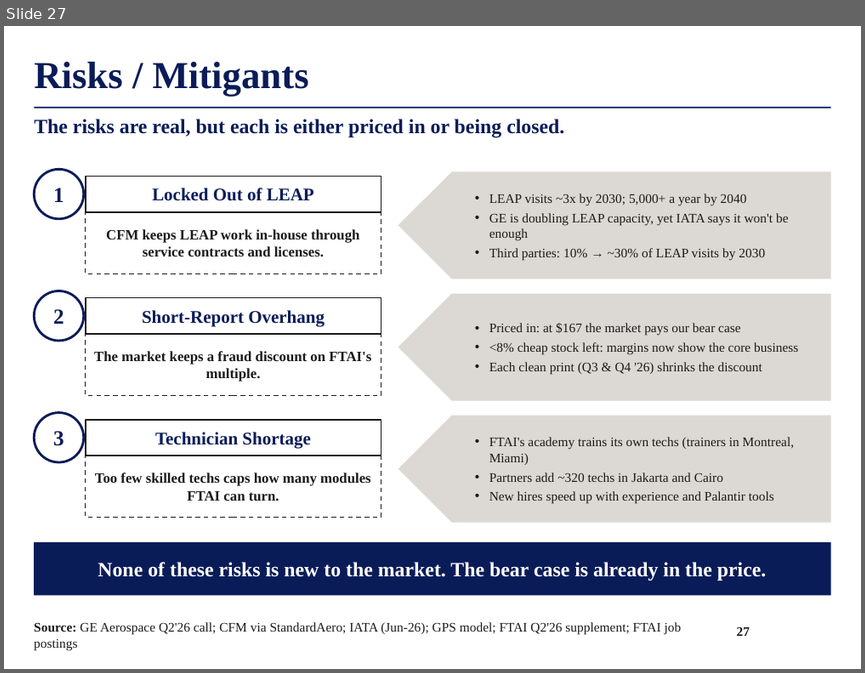
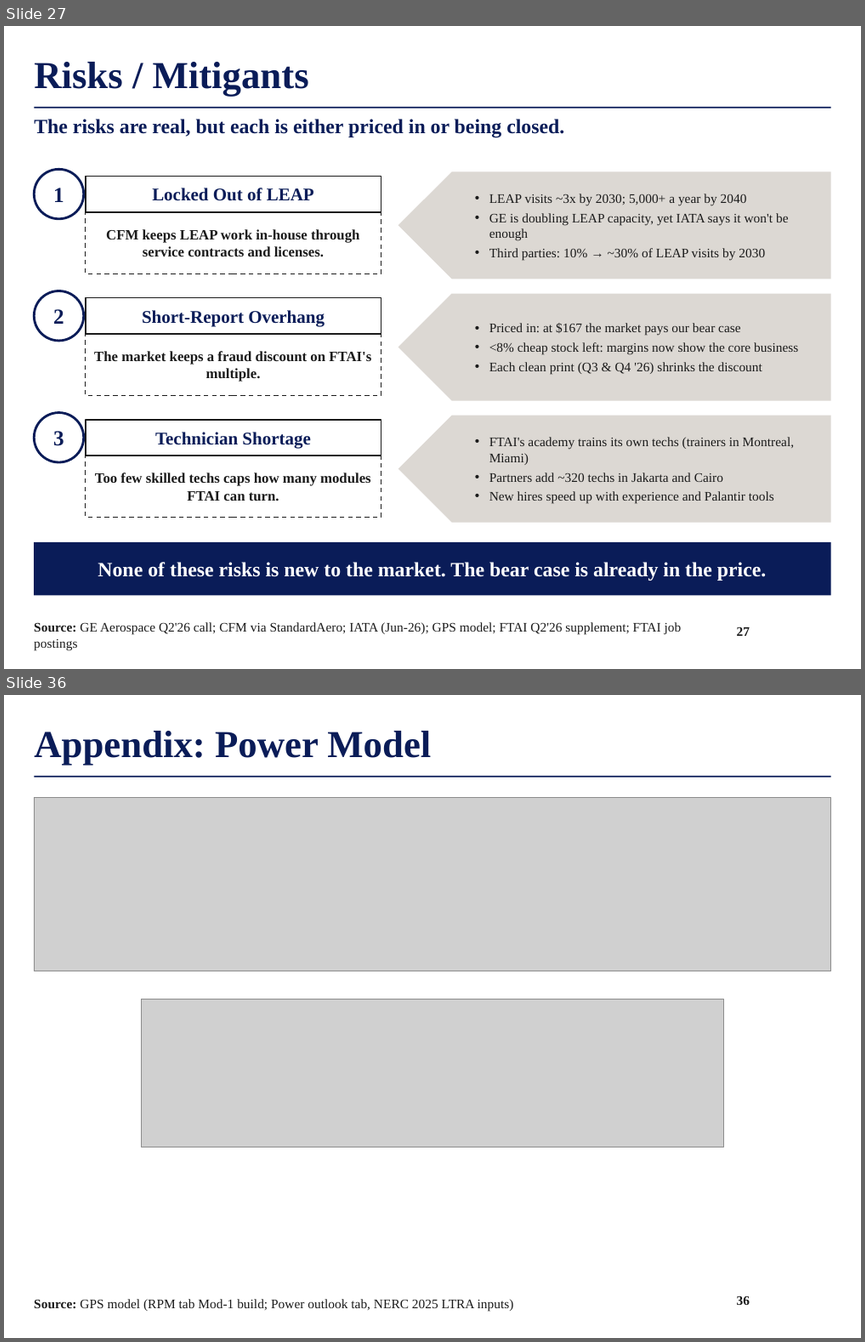
Before and after one commit to maxlsmls-dot/SPOT, a slide deck: deck/FTAI_Long_Pitch.pptx. Shown one above the other, each under a label of ours: slide 27 before the commit, slides 27 and 36 after it; the slides between them are not shown. The pictures are 865x673 and 865x1342 pixels, drawn with LibreOffice and Linux fonts; fonts in the diff are those of the drawing; grey boxes stand for pictures; background and template pictures are left out. Boxes give left, top, right and bottom in pixels: in the first picture for what was removed or moved away, otherwise in the second. Text is boxed around its words. In the diff, an @@ line names an element or a change of style, - is before the commit and + after.

```diff
--- a/deck/FTAI_Long_Pitch.pptx
+++ b/deck/FTAI_Long_Pitch.pptx
@@ slide 36 added at (4,695,861,1338), background #FFFFFF; not listed: 1 template element that a slide beside it also shows @@
@@ title added at (34,731,431,765), 32 pt, text #0A1C58, bold @@
+Appendix: Power Model
@@ picture added at (34,798,831,971) @@
@@ picture added at (141,999,724,1146) @@
@@ text added at (34,1299,514,1311), 11 pt, text #1A1A1A @@
+Source: GPS model (RPM tab Mod-1 build; Power outlook tab, NERC 2025 LTRA inputs)
@@ page number added at (737,1296,749,1304), 11 pt, text #1A1A1A, bold @@
+36
```
Also in this commit, not shown: 9 other slides added, 12 other files.
